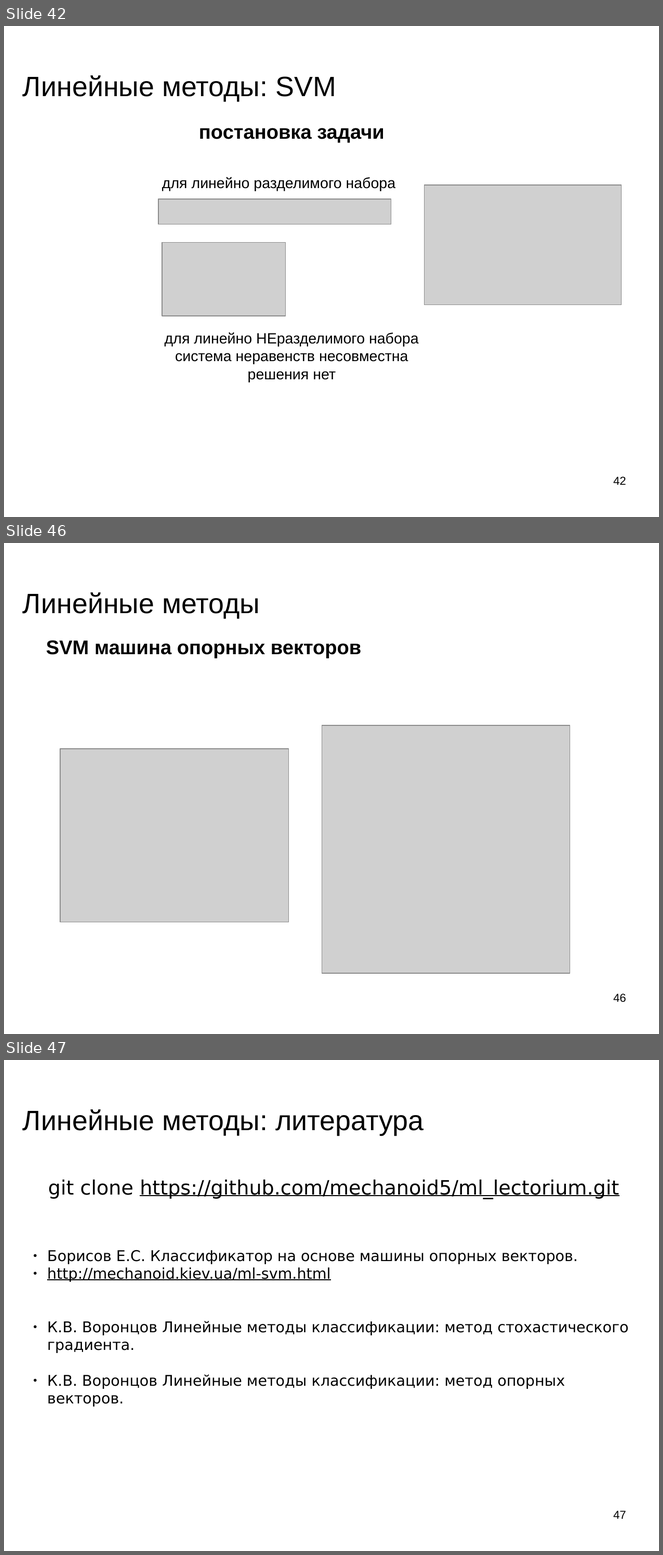
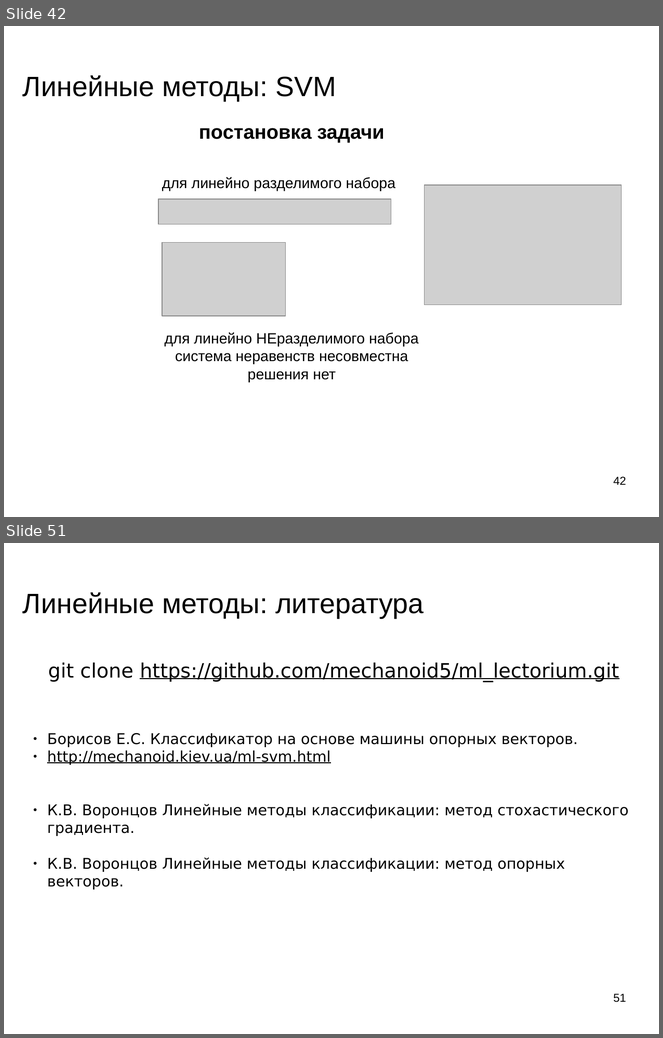
Before and after one commit to mechanoid5/ml_lectorium_legacy, a slide deck: 09-linear.odp. Shown one above the other, each under a label of ours: slides 42, 46 and 47 before the commit, slides 42 and 51 after it; the slides between them are not shown. The pictures are 663x1555 and 663x1038 pixels, drawn with LibreOffice and Linux fonts; fonts in the diff are those of the drawing; grey boxes stand for pictures; background and template pictures are left out. Boxes give left, top, right and bottom in pixels: in the first picture for what was removed or moved away, otherwise in the second. Text is boxed around its words. In the diff, an @@ line names an element or a change of style, - is before the commit and + after.

```diff
--- a/09-linear.odp
+++ b/09-linear.odp
@@ slide 46 removed at (4, 543, 659, 1034), background picture (left out) @@
@@ title removed at (23, 592, 260, 618) @@
-Линейные методы
@@ text removed at (46, 640, 361, 658) @@
-SVM машина опорных векторов
@@ picture removed at (322, 726, 570, 974) @@
@@ picture removed at (60, 749, 288, 922) @@
@@ page number removed at (613, 994, 626, 1003) @@
-46
@@ what was slide 47 is now slide 51 @@
@@ page number at (613, 994, 626, 1003): text changed @@
-47
+51
```
Also in this commit, not shown: 4 slides changed, 5 slides added, 1 other file.
